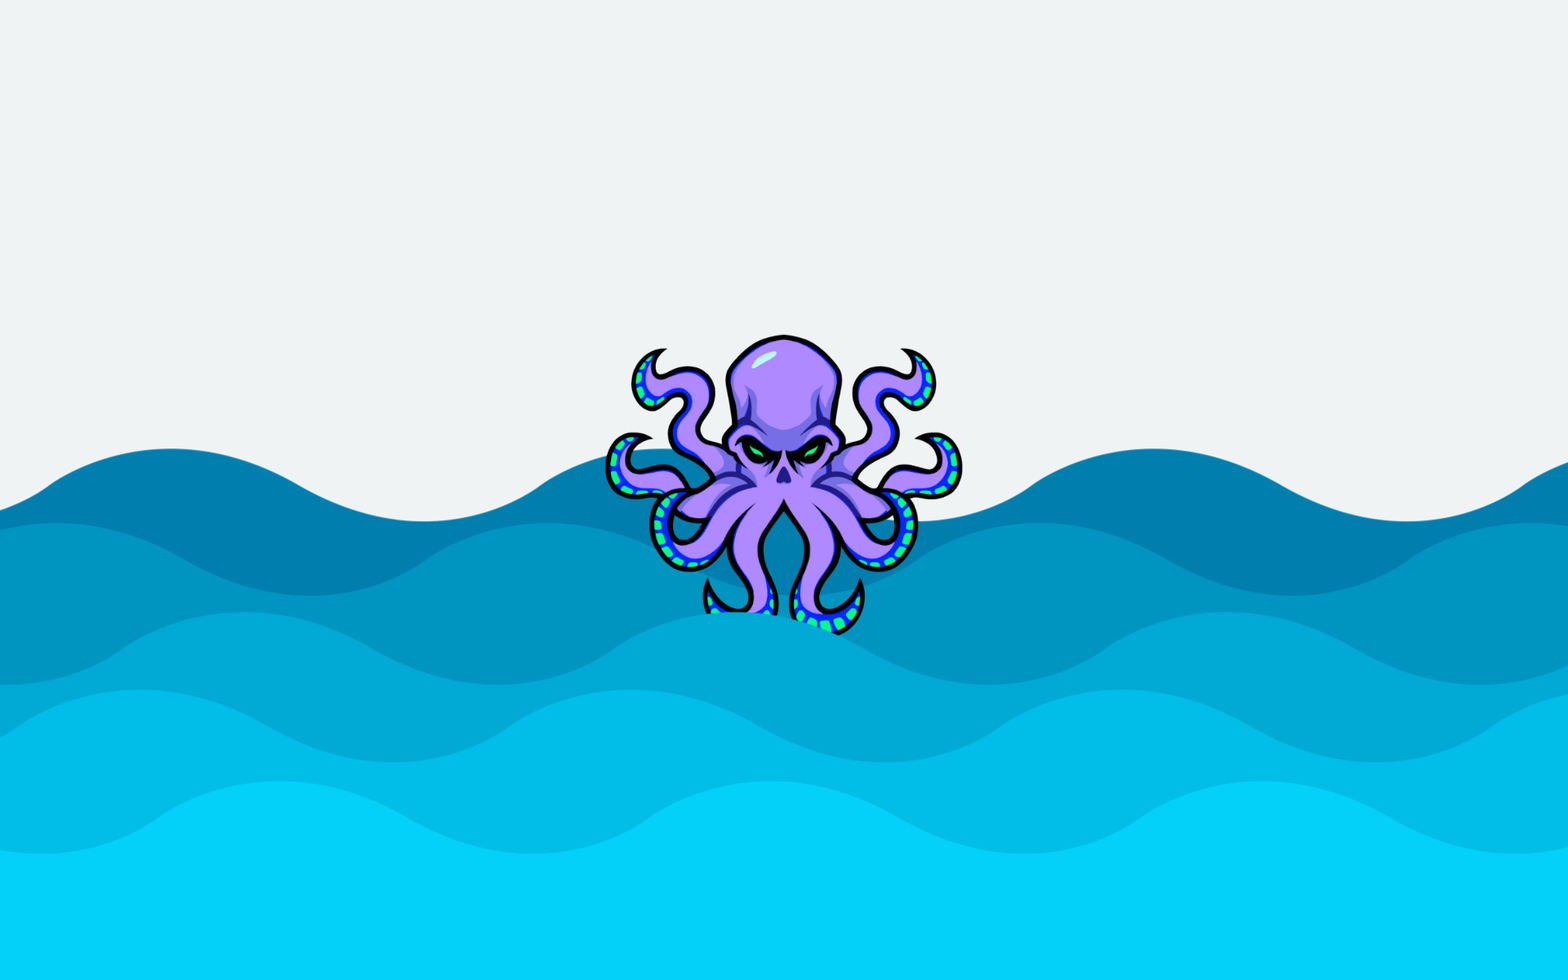
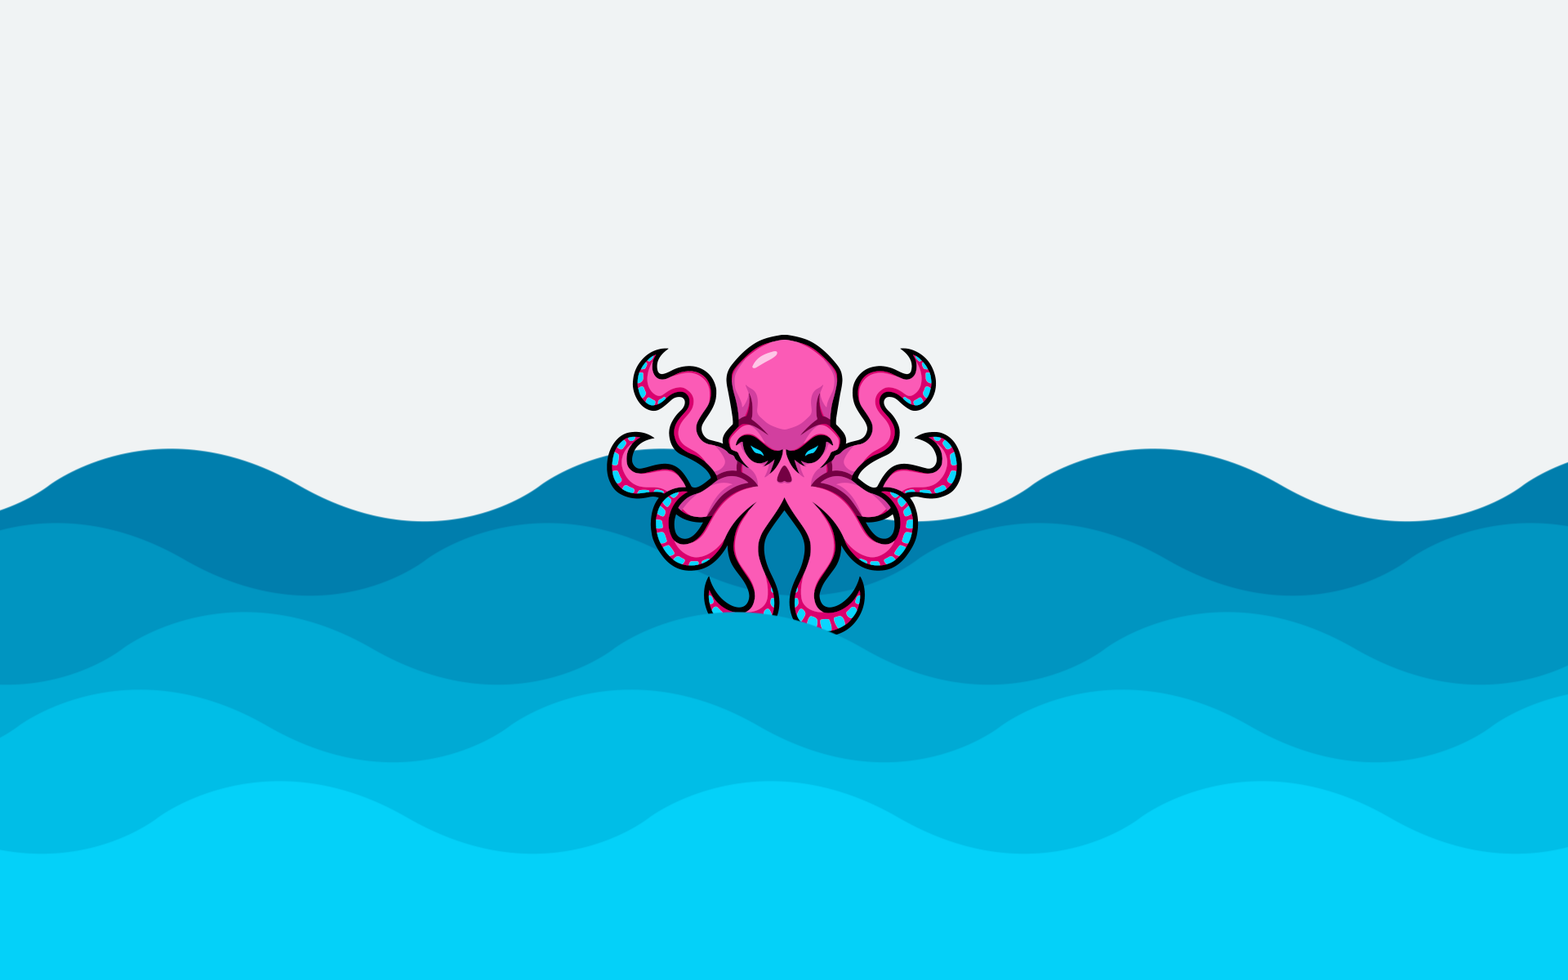
Layer changes from the first 1568×980 image to the second:
painted on "Logo" over [604, 334, 963, 637]